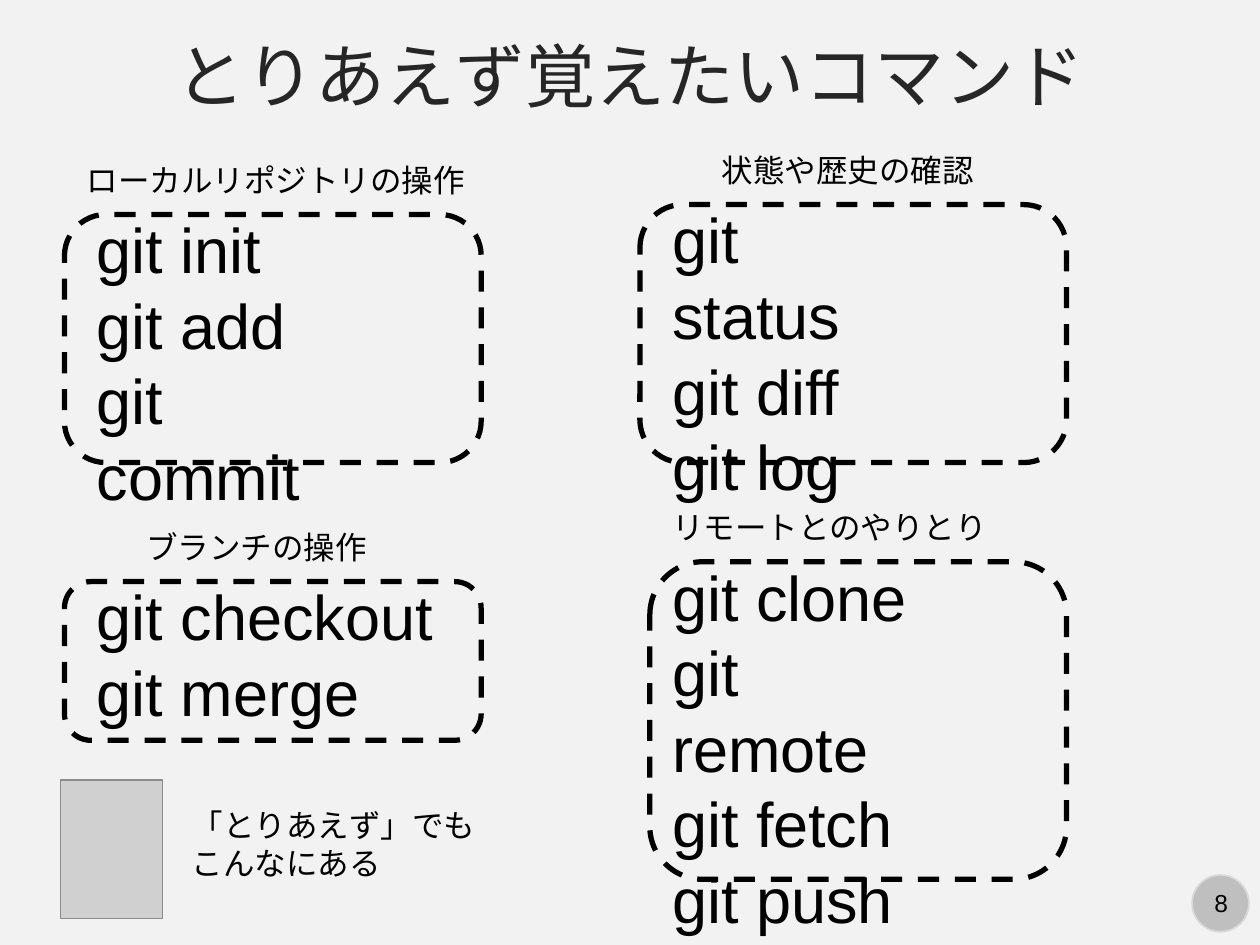
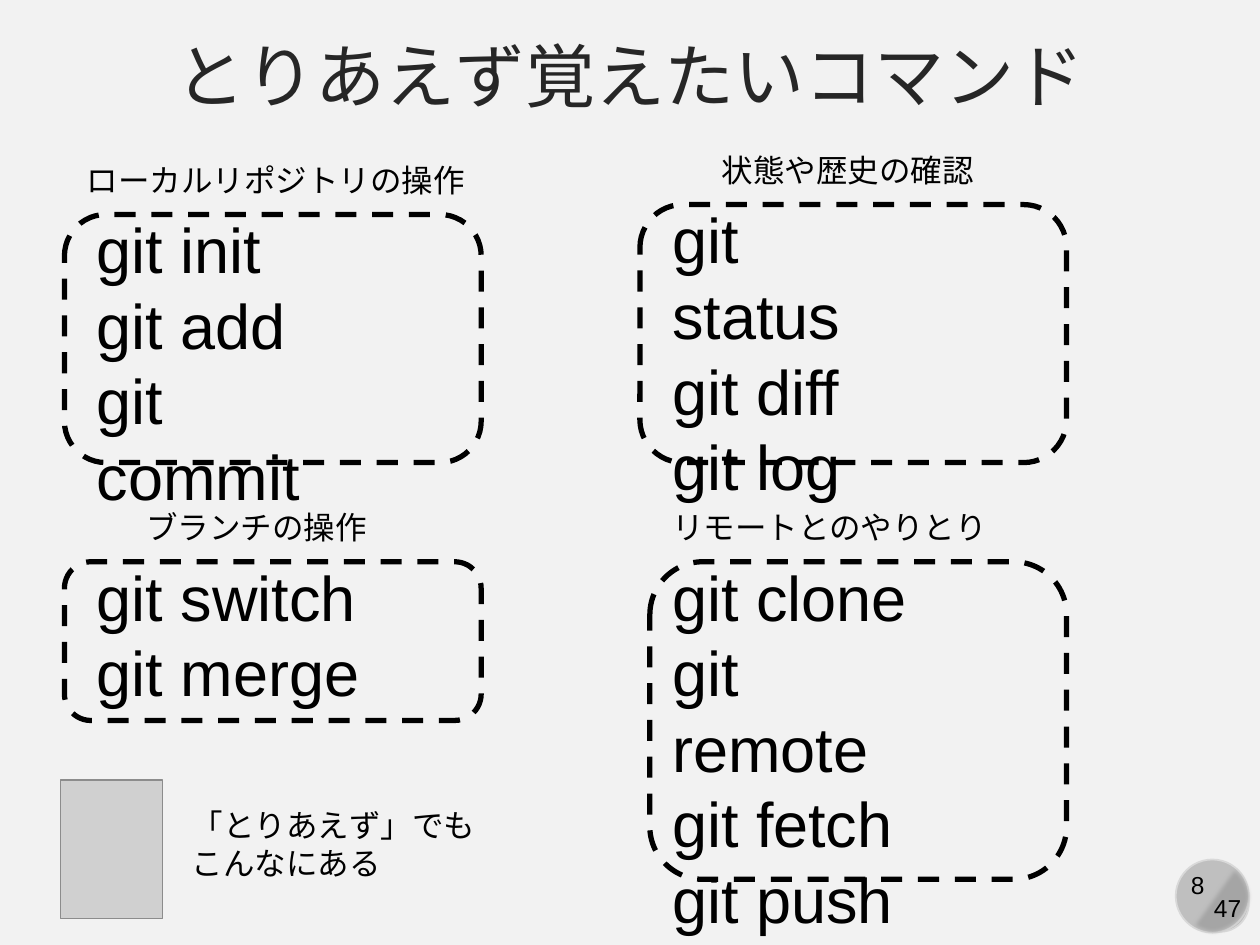
Before and after one commit to kaityo256/lab_startup, a slide deck: slide 8 of git/fig/start_git.pptx. Drawn at 1260x945 pixels with LibreOffice and Linux fonts; fonts in the diff are those of the drawing; grey boxes stand for pictures. Boxes give left, top, right and bottom in pixels: in the first picture for what was removed or moved away, otherwise in the second. Text is boxed around its words. In the diff, an @@ line names an element or a change of style, - is before the commit and + after.

```diff
--- a/git/fig/start_git.pptx
+++ b/git/fig/start_git.pptx
@@ 2 texts, 1 rounded rectangle: place and size @@
-2 texts, 1 rounded rectangle at bbox=[64, 532, 481, 741]
+2 texts, 1 rounded rectangle at bbox=[64, 512, 481, 721]
@@ text at bbox=[97, 575, 356, 632]: text changed @@
-git checkout
+git switch
@@ chord (boxed as its full ellipse) added at bbox=[1166, 848, 1260, 944], fill #A6A6A6 @@
@@ ellipse added at bbox=[1176, 859, 1249, 932], fill #BFBFBF, outline #D9D9D9 1 pt @@
@@ page number added at bbox=[1214, 900, 1228, 917], 14 pt, text #000000 @@
+8
@@ text added at bbox=[1214, 900, 1241, 923], 14 pt, text #000000 @@
+47
```
Also in this commit, not shown: 46 other slides changed, 1 other file.
